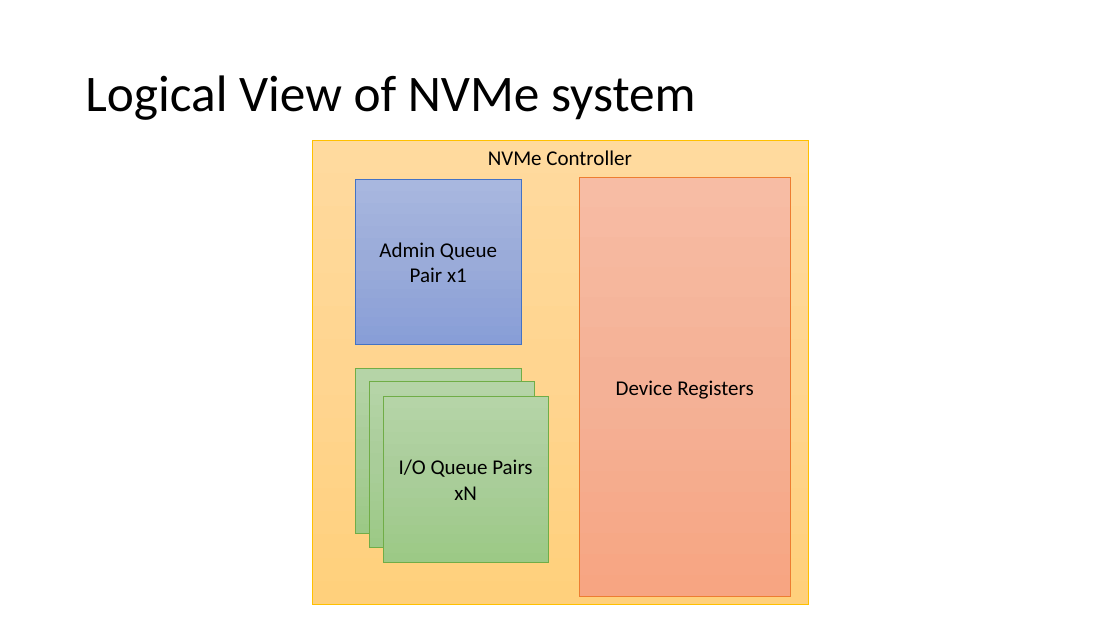
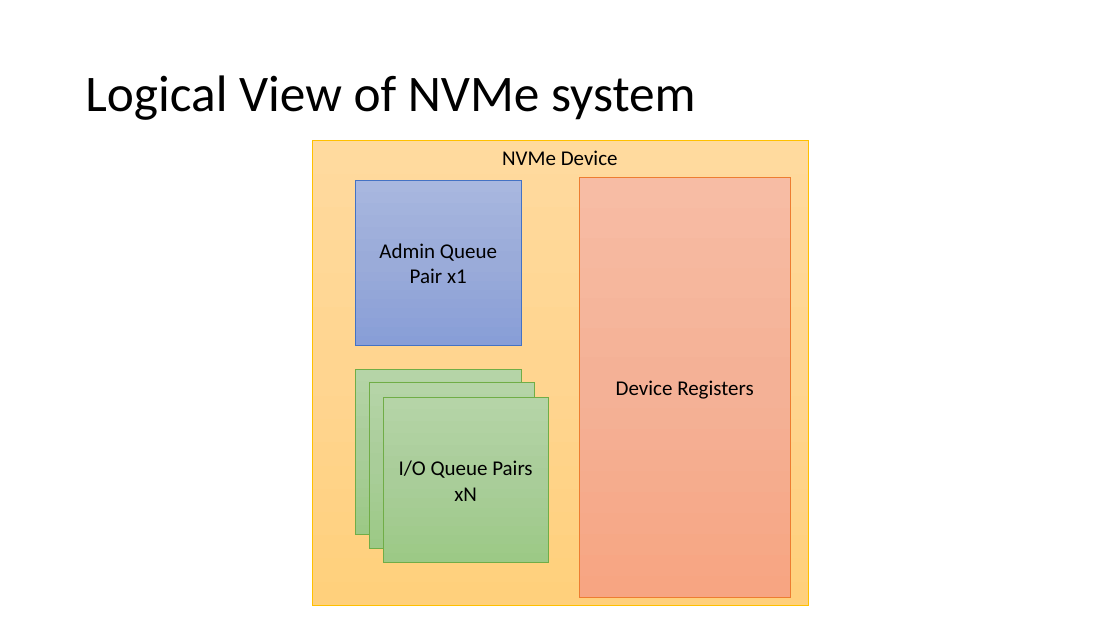
Before and after one commit to smokingpc/glendronach, a slide deck: slide 6 of doc/SPCNVMe_Introduction_and_Design.pptx. Drawn at 1120x630 pixels with LibreOffice and Linux fonts; fonts in the diff are those of the drawing. Boxes give left, top, right and bottom in pixels: in the first picture for what was removed or moved away, otherwise in the second. Text is boxed around its words. In the diff, an @@ line names an element or a change of style, - is before the commit and + after.

```diff
--- a/doc/SPCNVMe_Introduction_and_Design.pptx
+++ b/doc/SPCNVMe_Introduction_and_Design.pptx
@@ text in rectangle at bbox=[502, 150, 618, 165]: text changed @@
-NVMe Controller
+NVMe Device
```
Also in this commit, not shown: 3 other slides changed, 18 slides added, 1 slide removed, 1 other file.
